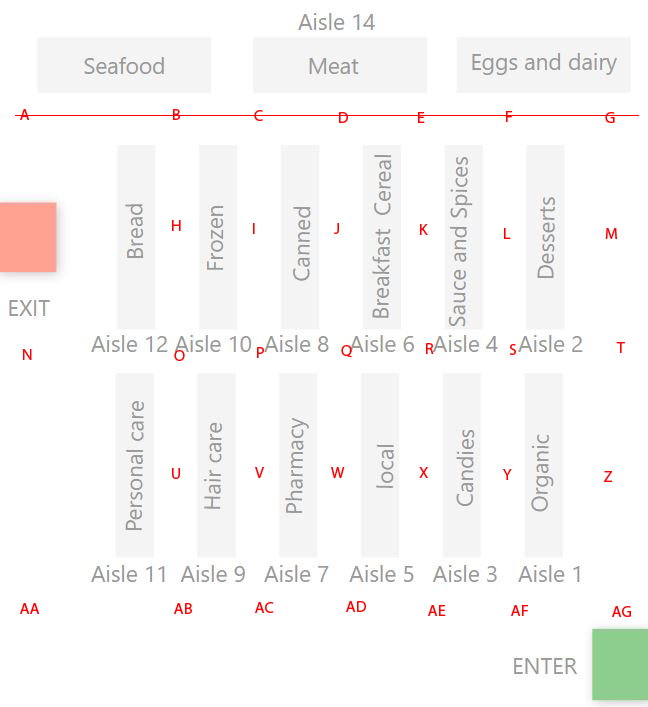
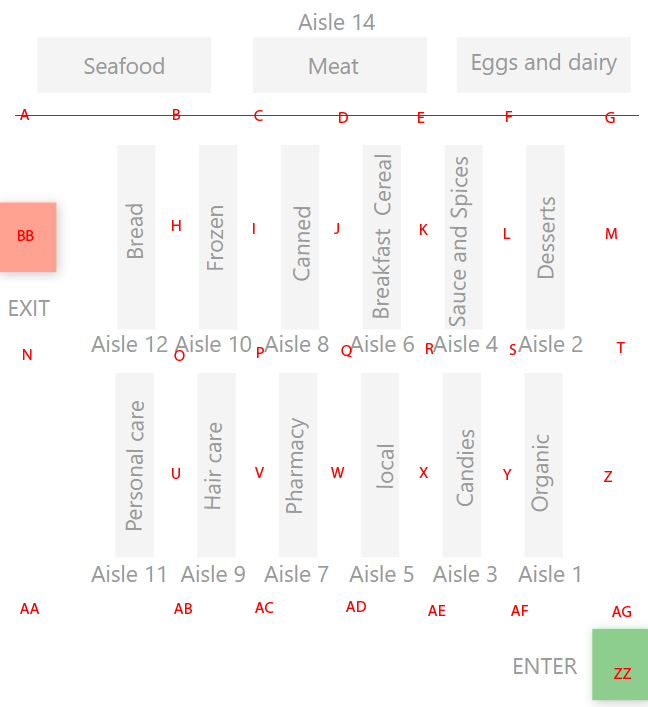
The second (648, 707) image is a revision of the first. Changes to its layers:
added layer "ZZ" in group "Group 1" over left=614, top=668, right=632, bottom=679
added layer "BB" in group "Group 1" over left=18, top=230, right=34, bottom=241
